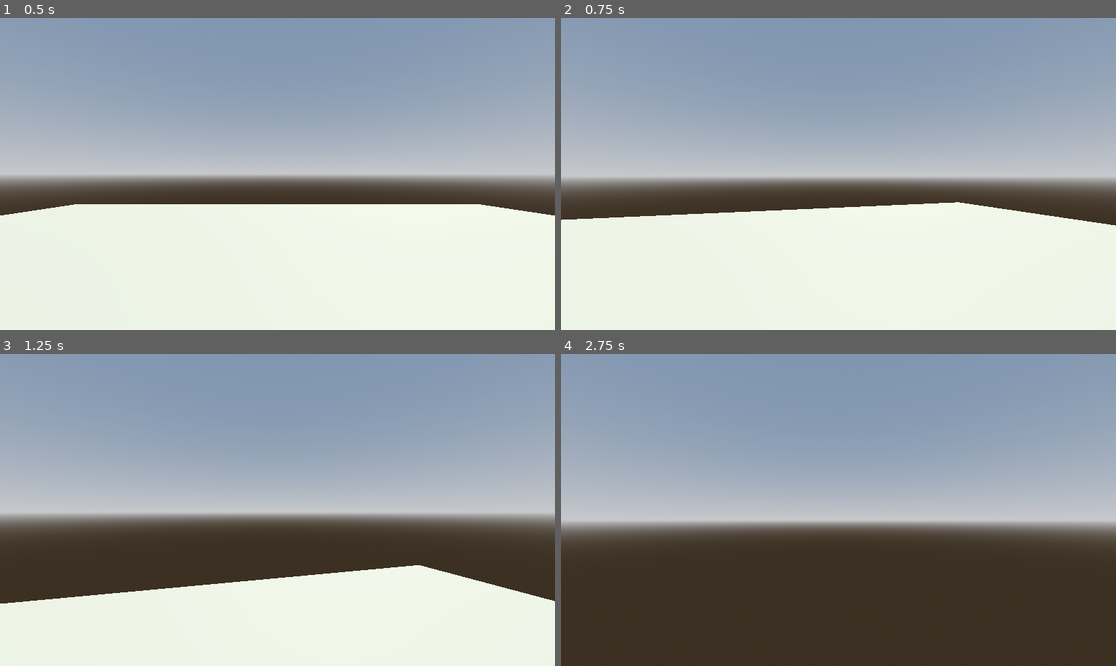
Above: before the commit, frames 1-4 (two rows, left to right).
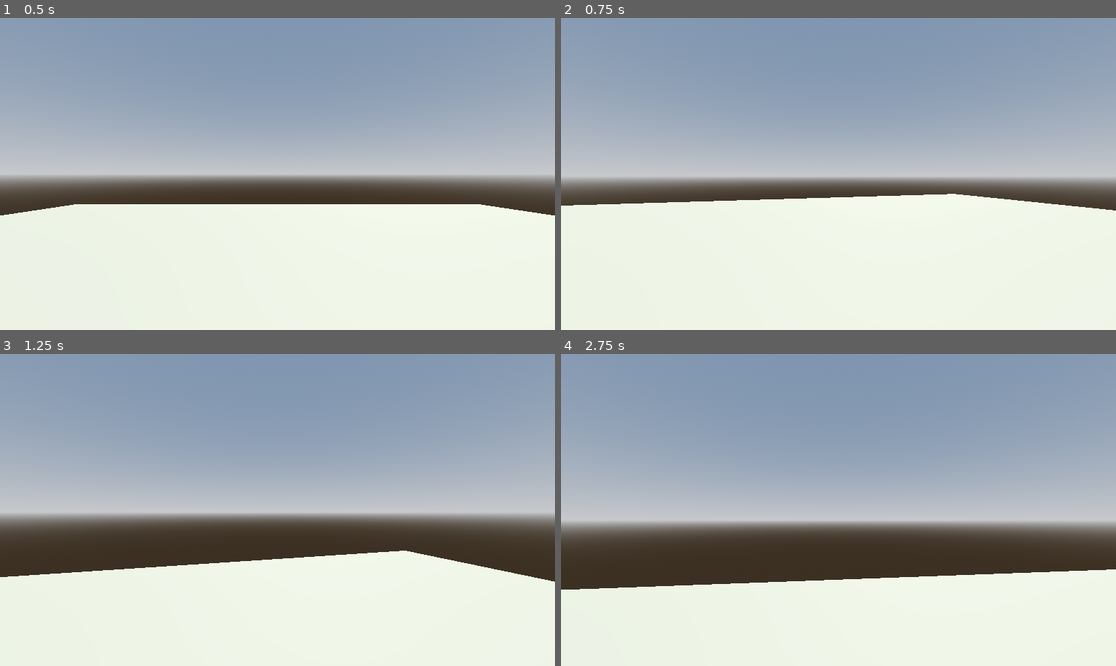
Above: after the commit, the same moments.

Repository: petegilb/cubicle
Game: Godot game, scene res://scenes/cubicle.tscn
Same seed, same stepped clock (60 frames per second), same inputs: the game is played once before the commit and once after it.
Inputs (mouse positions are in pixels of both pictures, inside the frame that each line leads up to):
- Up to frame 1 (0.5 s): no input
- Up to frame 2 (0.75 s): tap Enter at 0.5 s; move the mouse to (866, 174) at 0.52 s; hold W (move_forward) from 0.53 s (still down); hold Ctrl (action_crouch) from 0.53 s (still down)
- Up to frame 3 (1.25 s): keep holding W (move_forward); keep holding Ctrl (action_crouch); tap Space (action_jump) at 0.77 s; tap Shift (action_sprint) at 0.8 s
- Up to frame 4 (2.75 s): keep holding W (move_forward); move the mouse to (810, 510) at 1.27 s; release Ctrl (action_crouch) at 1.28 s; tap Shift (action_sprint) at 1.35, 2.3 s; tap Space (action_jump) at 1.52 s; tap Ctrl (action_crouch) at 1.55 s; move the mouse to (849, 503) at 2.02 s; hold Ctrl (action_crouch) from 2.03 s (still down)

Frame 1 is identical in both runs. In frame 2, 3.7% of the frame differs, in the area x 0-100%, y 56-67%; in frame 3, 6.3%; in frame 4, 28%, in the area x 0-100%, y 69-100%.

Commit message:
update fps movement to have working crouch and lerped movement

Diff:
--- a/scenes/cubicle.tscn
+++ b/scenes/cubicle.tscn
@@ -20,6 +20,11 @@
 
 [sub_resource type="ConcavePolygonShape3D" id="ConcavePolygonShape3D_j71ia"]
 data = PackedVector3Array(10, 0, 10, -10, 0, 10, 10, 0, -10, -10, 0, 10, -10, 0, -10, 10, 0, -10)
+
+[sub_resource type="BoxMesh" id="BoxMesh_xdq2n"]
+
+[sub_resource type="ConcavePolygonShape3D" id="ConcavePolygonShape3D_sevms"]
+data = PackedVector3Array(-0.5, 0.5, 0.5, 0.5, 0.5, 0.5, -0.5, -0.5, 0.5, 0.5, 0.5, 0.5, 0.5, -0.5, 0.5, -0.5, -0.5, 0.5, 0.5, 0.5, -0.5, -0.5, 0.5, -0.5, 0.5, -0.5, -0.5, -0.5, 0.5, -0.5, -0.5, -0.5, -0.5, 0.5, -0.5, -0.5, 0.5, 0.5, 0.5, 0.5, 0.5, -0.5, 0.5, -0.5, 0.5, 0.5, 0.5, -0.5, 0.5, -0.5, -0.5, 0.5, -0.5, 0.5, -0.5, 0.5, -0.5, -0.5, 0.5, 0.5, -0.5, -0.5, -0.5, -0.5, 0.5, 0.5, -0.5, -0.5, 0.5, -0.5, -0.5, -0.5, 0.5, 0.5, 0.5, -0.5, 0.5, 0.5, 0.5, 0.5, -0.5, -0.5, 0.5, 0.5, -0.5, 0.5, -0.5, 0.5, 0.5, -0.5, -0.5, -0.5, 0.5, 0.5, -0.5, 0.5, -0.5, -0.5, -0.5, 0.5, -0.5, 0.5, 0.5, -0.5, -0.5, -0.5, -0.5, -0.5)
 
 [node name="RootNode" type="Node3D"]
 
@@ -43,3 +48,12 @@
 
 [node name="fp_player" parent="." instance=ExtResource("1_isbqj")]
 transform = Transform3D(1, 0, 0, 0, 1, 0, 0, 0, 1, 0, 1, 0)
+
+[node name="Cube" type="MeshInstance3D" parent="."]
+transform = Transform3D(4.19096, 0, 0, 0, 1, 0, 0, 0, 10.3395, -9.64938, 1.92896, 0)
+mesh = SubResource("BoxMesh_xdq2n")
+
+[node name="StaticBody3D" type="StaticBody3D" parent="Cube"]
+
+[node name="CollisionShape3D" type="CollisionShape3D" parent="Cube/StaticBody3D"]
+shape = SubResource("ConcavePolygonShape3D_sevms")
--- a/scenes/fp_player.tscn
+++ b/scenes/fp_player.tscn
@@ -1,16 +1,27 @@
-[gd_scene load_steps=3 format=3 uid="uid://bypxi1ltyioh6"]
+[gd_scene load_steps=4 format=3 uid="uid://bypxi1ltyioh6"]
 
 [ext_resource type="Script" path="res://scripts/fp_player.gd" id="1_0y1so"]
 
 [sub_resource type="CapsuleShape3D" id="CapsuleShape3D_5fbem"]
 
+[sub_resource type="CapsuleShape3D" id="CapsuleShape3D_vl73n"]
+height = 1.4
+
 [node name="fp_player" type="CharacterBody3D"]
 script = ExtResource("1_0y1so")
 
-[node name="CollisionShape3D" type="CollisionShape3D" parent="."]
+[node name="Main_Collider" type="CollisionShape3D" parent="."]
 shape = SubResource("CapsuleShape3D_5fbem")
+
+[node name="Crouch_Collider" type="CollisionShape3D" parent="."]
+transform = Transform3D(1, 0, 0, 0, 1, 0, 0, 0, 1, 0, -0.3, 0)
+shape = SubResource("CapsuleShape3D_vl73n")
 
 [node name="CamPivot" type="Node3D" parent="."]
 transform = Transform3D(1, 0, 0, 0, 1, 0, 0, 0, 1, 0, 0.5, 0)
 
 [node name="Camera" type="Camera3D" parent="CamPivot"]
+
+[node name="CrouchRaycast" type="RayCast3D" parent="."]
+transform = Transform3D(1, 0, 0, 0, 1, 0, 0, 0, 1, 0, -1, 0)
+target_position = Vector3(0, 2, 0)
--- a/scripts/fp_player.gd
+++ b/scripts/fp_player.gd
@@ -2,15 +2,24 @@
 
 const WALK_SPEED = 5.0
 const SPRINT_MODIFIER = 1.3
-const CROUCH_MODIFIER = .7
+const CROUCH_MODIFIER = .45
 const JUMP_VELOCITY = 4.5
+const CAMPIVOT_HEIGHT = .5
+const CROUCH_DEPTH = -.5
 
 var current_speed = 0.0
 var mouse_sensitivity = .15
+var lerp_speed = 10.0
 # Get the gravity from the project settings to be synced with RigidBody nodes.
 var gravity = ProjectSettings.get_setting("physics/3d/default_gravity")
+var direction = Vector3.ZERO
+
+var is_crouched = false
 
 @onready var cam_pivot = $CamPivot
+@onready var collider = $Main_Collider
+@onready var crouch_raycast = $CrouchRaycast
+@onready var crouch_collider = $Crouch_Collider
 
 func _ready():
 	Input.set_mouse_mode(Input.MOUSE_MODE_CAPTURED)
@@ -27,13 +36,26 @@
 	# Determine the character's speed
 	current_speed = WALK_SPEED
 	if Input.is_action_pressed("action_crouch"):
+		is_crouched = true
+	elif Input.is_action_pressed("action_sprint") and not is_crouched:
+		current_speed = WALK_SPEED * SPRINT_MODIFIER;
+
+	# if the player is crouched, adjust camera and capsule collision
+	if is_crouched:
+		if !crouch_raycast.is_colliding():
+			is_crouched = false
 		current_speed = WALK_SPEED * CROUCH_MODIFIER;
-	elif Input.is_action_pressed("action_sprint"):
-		current_speed = WALK_SPEED * SPRINT_MODIFIER;
+		cam_pivot.position.y = lerp(cam_pivot.position.y, CAMPIVOT_HEIGHT + CROUCH_DEPTH, delta*lerp_speed)
+		collider.disabled = true
+		crouch_collider.disabled = false
+	else:
+		collider.disabled = false
+		crouch_collider.disabled = true
+		cam_pivot.position.y = lerp(cam_pivot.position.y, CAMPIVOT_HEIGHT, delta*lerp_speed)
 
 	# Get the input direction and handle the movement/deceleration.
 	var input_dir = Input.get_vector("move_left", "move_right", "move_forward", "move_back")
-	var direction = (transform.basis * Vector3(input_dir.x, 0, input_dir.y)).normalized()
+	direction = lerp(direction, (transform.basis * Vector3(input_dir.x, 0, input_dir.y)).normalized(), delta*lerp_speed)
 	if direction:
 		velocity.x = direction.x * current_speed
 		velocity.z = direction.z * current_speed
Not shown: 1 places in scenes/cubicle.tscn that only renumber resources
